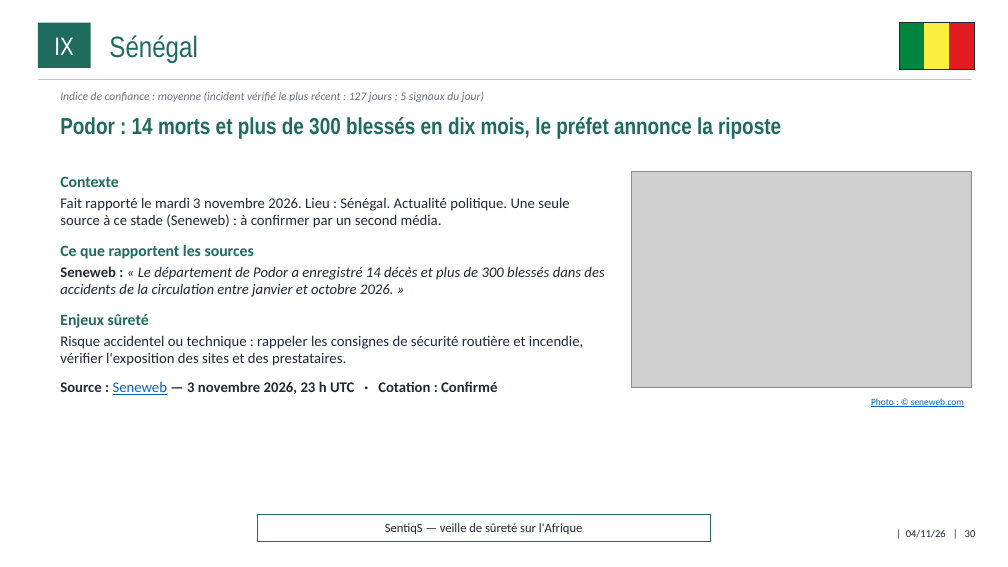
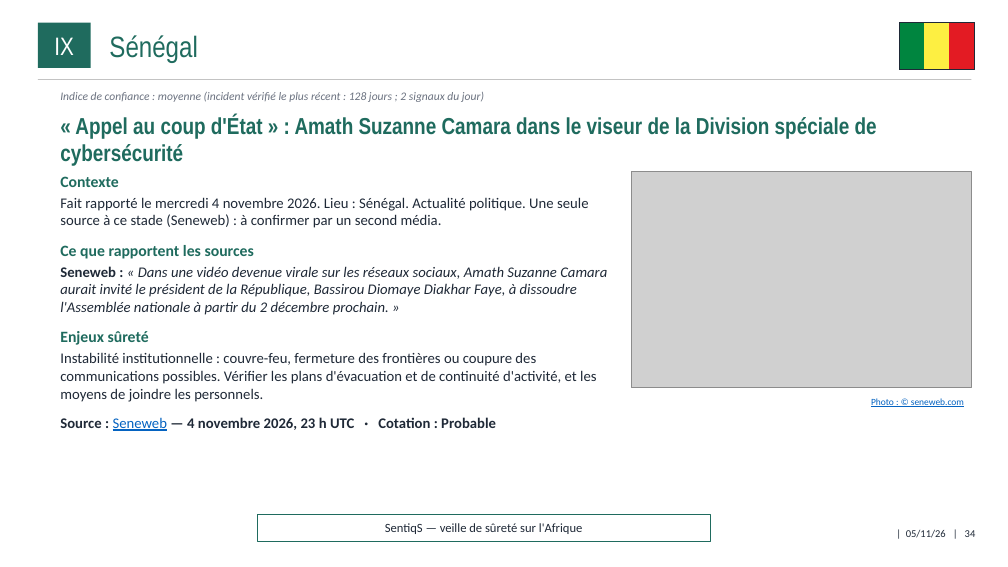
Before and after one commit to ytl1-ops/SentiqS, a slide deck: slide 34 of web/rapports/mensuel/2026-11.pptx (slide 30 before the commit). Drawn at 1008x567 pixels with LibreOffice and Linux fonts; fonts in the diff are those of the drawing; grey boxes stand for pictures. Boxes give left, top, right and bottom in pixels: in the first picture for what was removed or moved away, otherwise in the second. Text is boxed around its words. In the diff, an @@ line names an element or a change of style, - is before the commit and + after.

```diff
--- a/web/rapports/mensuel/2026-11.pptx
+++ b/web/rapports/mensuel/2026-11.pptx
@@ text at <box>60,92,484,102</box>: text changed @@
-Indice de confiance : moyenne (incident vérifié le plus récent : 127 jours ; 5 signaux du jour)
+Indice de confiance : moyenne (incident vérifié le plus récent : 128 jours ; 2 signaux du jour)
@@ text at <box>60,115,877,166</box>: text changed @@
-Podor : 14 morts et plus de 300 blessés en dix mois, le préfet annonce la riposte
+« Appel au coup d'État » : Amath Suzanne Camara dans le viseur de la Division spéciale de cybersécurité
@@ text at <box>60,197,588,228</box>: text changed @@
-Fait rapporté le mardi 3 novembre 2026. Lieu : Sénégal. Actualité politique. Une seule source à ce stade (Seneweb) : à confirmer par un second média.
+Fait rapporté le mercredi 4 novembre 2026. Lieu : Sénégal. Actualité politique. Une seule source à ce stade (Seneweb) : à confirmer par un second média.
@@ text at <box>60,266,607,315</box>: text changed @@
-Seneweb : « Le département de Podor a enregistré 14 décès et plus de 300 blessés dans des accidents de la circulation entre janvier et octobre 2026. »
+Seneweb : « Dans une vidéo devenue virale sur les réseaux sociaux, Amath Suzanne Camara aurait invité le président de la République, Bassirou Diomaye Diakhar Faye, à dissoudre l'Assemblée nationale à partir du 2 décembre prochain. »
@@ text at <box>60,352,596,431</box>: text changed @@
-Risque accidentel ou technique : rappeler les consignes de sécurité routière et incendie, vérifier l'exposition des sites et des prestataires.
-Source : Seneweb — 3 novembre 2026, 23 h UTC · Cotation : Confirmé
+Instabilité institutionnelle : couvre-feu, fermeture des frontières ou coupure des communications possibles. Vérifier les plans d'évacuation et de continuité d'activité, et les moyens de joindre les personnels.
+Source : Seneweb — 4 novembre 2026, 23 h UTC · Cotation : Probable
@@ text at <box>906,530,976,538</box>: text changed @@
-| 04/11/26 | 30
+| 05/11/26 | 34
```
Also in this commit, not shown: 32 other slides changed, 4 slides added, 9 other files.
